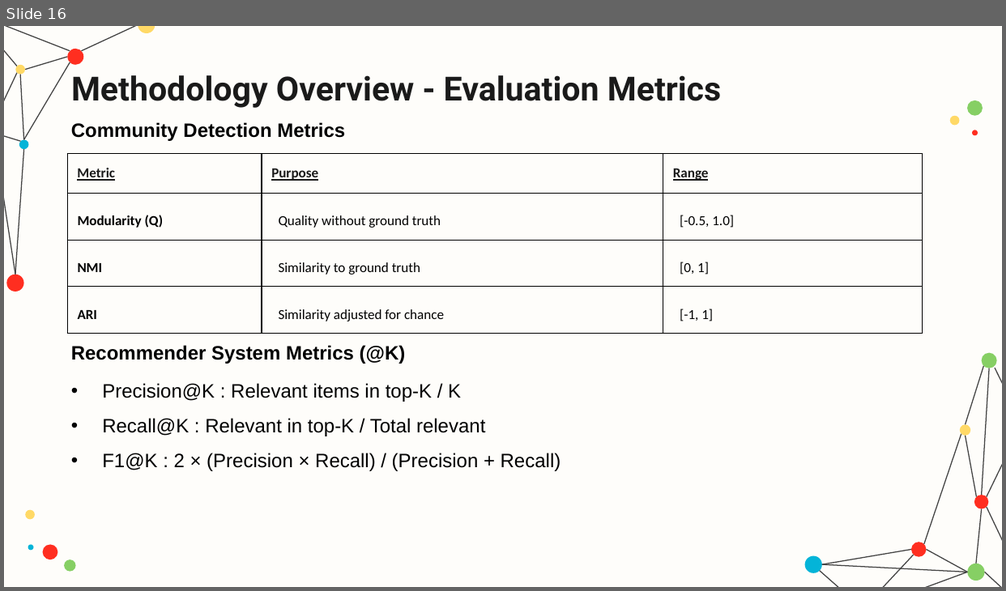
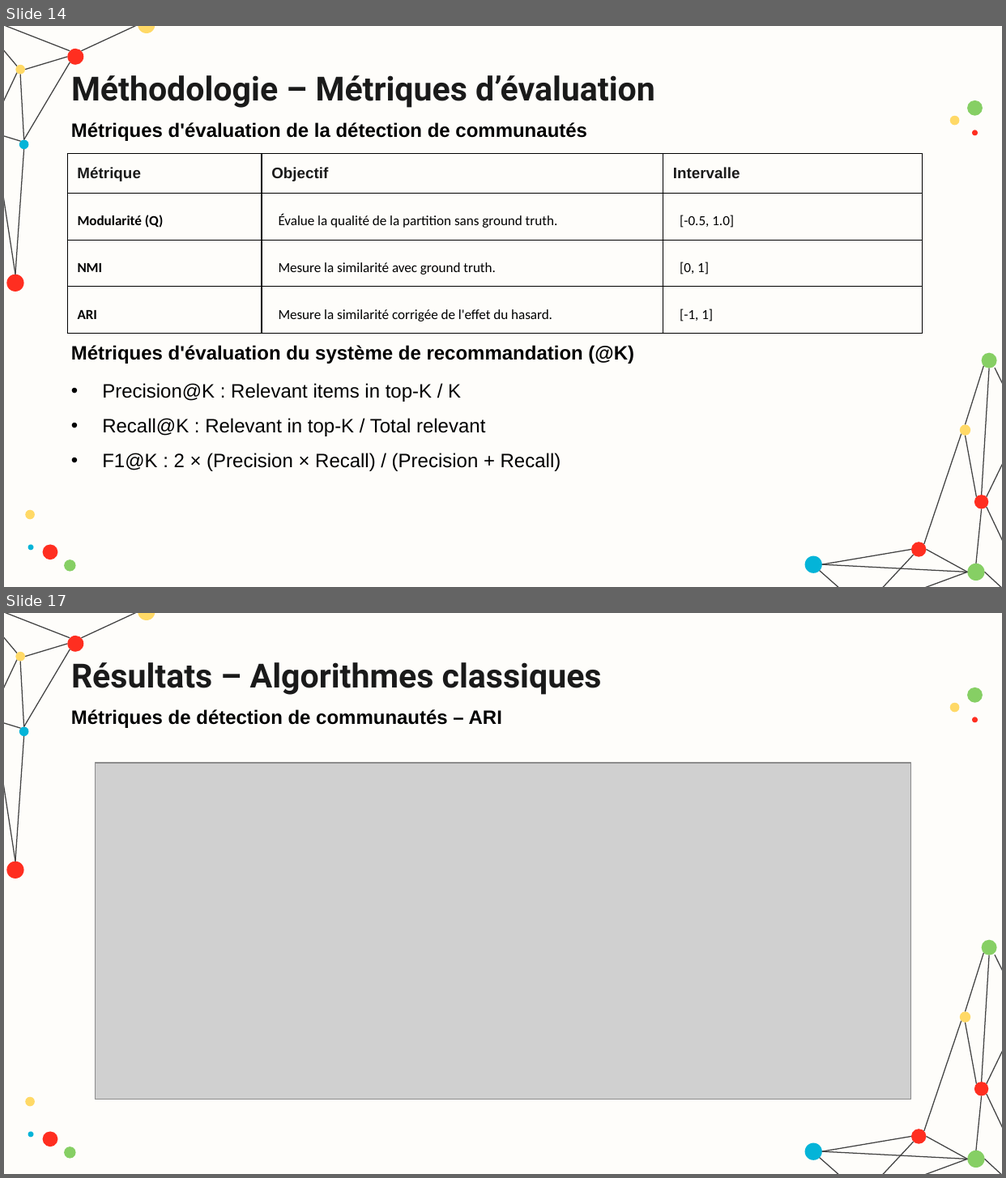
Before and after one commit to hamzamdn077/Master-Project, a slide deck: presentation.pptx. Shown one above the other, each under a label of ours: slide 16 before the commit, slides 14 and 17 after it; the slides between them are not shown. The pictures are 1006x591 and 1006x1178 pixels, drawn with LibreOffice and Linux fonts; fonts in the diff are those of the drawing; grey boxes stand for pictures. Boxes give left, top, right and bottom in pixels: in the first picture for what was removed or moved away, otherwise in the second. Text is boxed around its words. In the diff, an @@ line names an element or a change of style, - is before the commit and + after.

```diff
--- a/presentation.pptx
+++ b/presentation.pptx
@@ slide 17 added at [4, 613, 1002, 1174], background #FEFDFA; not listed: 43 template elements that a slide beside it also shows @@
@@ title added at [71, 662, 602, 695], 24 pt, text #1A1A1A, bold @@
+Résultats – Algorithmes classiques
@@ text added at [71, 709, 502, 728], 14 pt, text #000000, bold @@
+Métriques de détection de communautés – ARI
@@ picture added at [95, 763, 911, 1099] @@
@@ what was slide 16 is now slide 14 @@
@@ slide 14 changed as well @@
@@ title at [71, 75, 655, 108]: text changed @@
-Methodology Overview - Evaluation Metrics
+Méthodologie – Métriques d’évaluation
@@ text at [71, 122, 587, 141]: text changed @@
-Community Detection Metrics
+Métriques d'évaluation de la détection de communautés
@@ table at [67, 154, 922, 325] @@
-row 1: Metric | Purpose | Range
+row 1: Métrique | Objectif | Intervalle
-row 2, column 1: Modularity (Q)
+row 2, column 1: Modularité (Q)
-row 2, column 2: Quality without ground truth
+row 2, column 2: Évalue la qualité de la partition sans ground truth.
-row 3, column 2: Similarity to ground truth
+row 3, column 2: Mesure la similarité avec ground truth.
-row 4, column 2: Similarity adjusted for chance
+row 4, column 2: Mesure la similarité corrigée de l'effet du hasard.
@@ text at [71, 345, 634, 364]: text changed @@
-Recommender System Metrics (@K)
+Métriques d'évaluation du système de recommandation (@K)
```
Also in this commit, not shown: 8 other slides changed, 17 other slides added, 20 slides removed, 2 other files.
